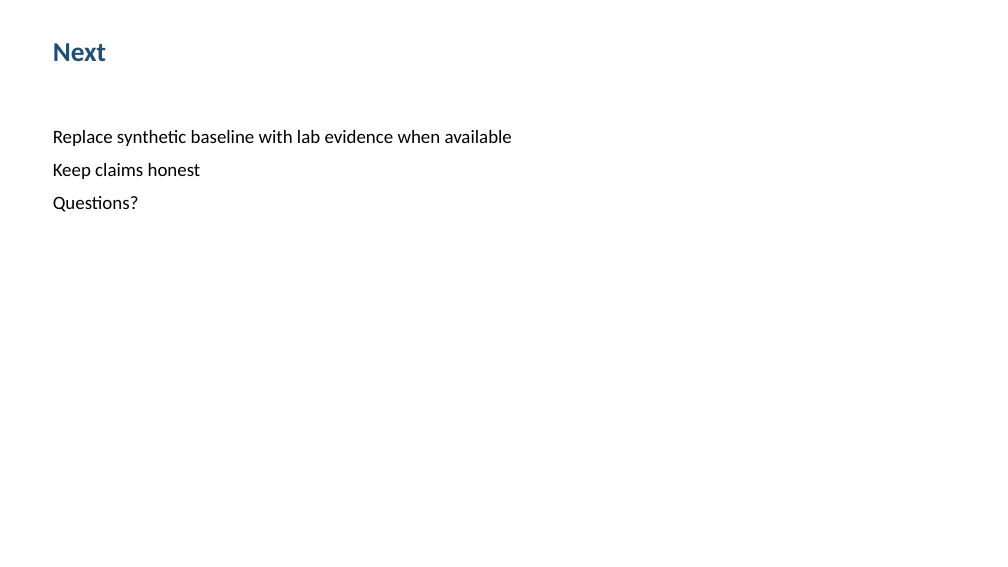
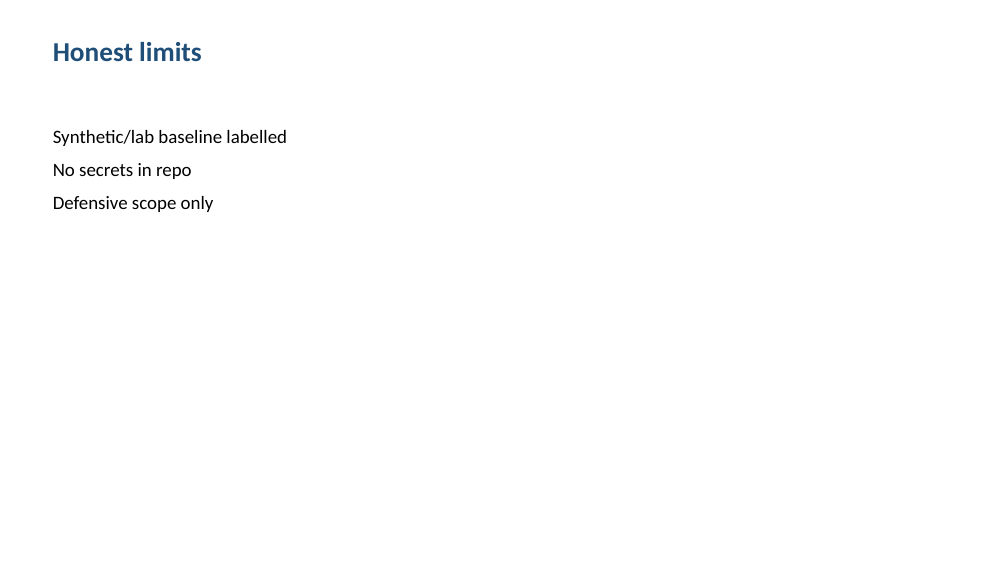
Before and after one commit to shohrabniaz/digital-records-retention-framework, a slide deck: slide 4 of Final_Submission/02_Presentation.pptx. Drawn at 1008x567 pixels with LibreOffice and Linux fonts; fonts in the diff are those of the drawing. Boxes give left, top, right and bottom in pixels: in the first picture for what was removed or moved away, otherwise in the second. Text is boxed around its words. In the diff, an @@ line names an element or a change of style, - is before the commit and + after.

```diff
--- a/Final_Submission/02_Presentation.pptx
+++ b/Final_Submission/02_Presentation.pptx
@@ text at [53,42,202,62]: text changed @@
-Next
+Honest limits
@@ text at [53,130,287,212]: text changed @@
-Replace synthetic baseline with lab evidence when available
-Keep claims honest
-Questions?
+Synthetic/lab baseline labelled
+No secrets in repo
+Defensive scope only
```
Also in this commit, not shown: 3 other slides changed, 12 other files.
